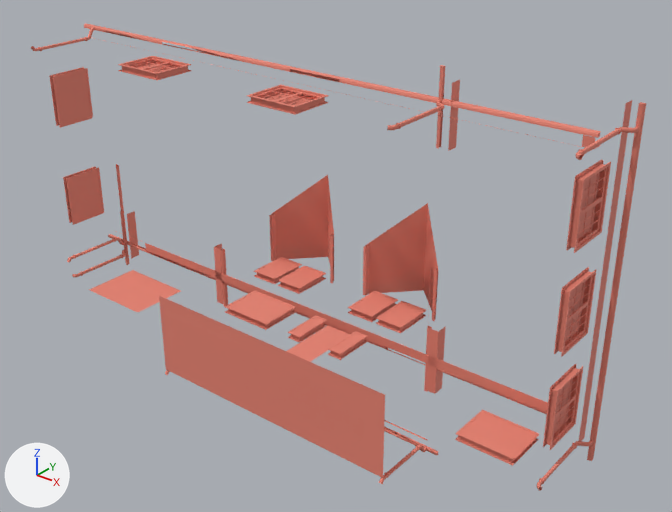
A saved change to the FBX model FireTour/Assets/Models/HouseB_DETAIL.fbx.
Both versions are drawn from a 50 mm camera at (19.4, -18.4, 12.0) aimed at (1.5, 3.9, -1.9). The axes (+X, +Y, +Z) are drawn at lower left. The lights are the same throughout.

Before the edit, the objects in view are built like this:
```python
me_untitled_002 = bpy.data.meshes.new('Untitled.002')
me_untitled_002.from_pydata(...)  # 5054 vertices, 7551 faces; spans x -10.4..11.5, y 0.0..7.2, z -7.5..5.4
me_untitled_002.materials.append(mat_textsheet)  # red #e78271
ob_housebtex_lod0 = bpy.data.objects.new('HouseBTEX_LOD0', me_untitled_002)
ob_housebtex_lod0.location = (0.0, 0.0, 0.0)
```
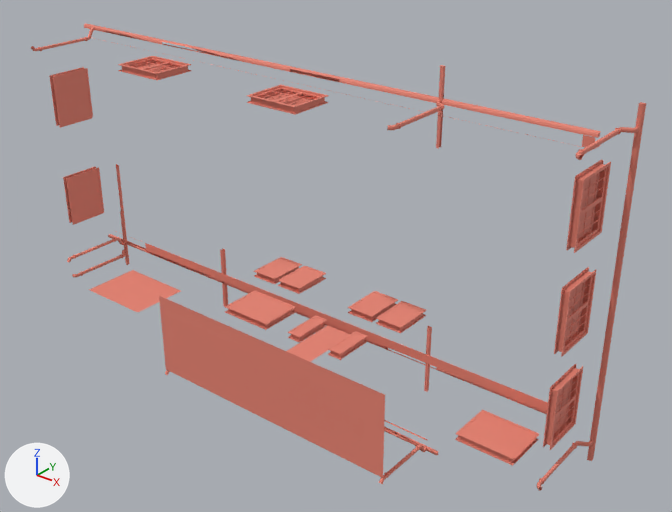
Diff of the bpy script that builds the scene:
```diff
--- a/FireTour/Assets/Models/HouseB_DETAIL.fbx.py
+++ b/FireTour/Assets/Models/HouseB_DETAIL.fbx.py
@@ me_untitled_002 @@
 # used by ob_housebtex_lod0; location = (0.0, 0.0, 0.0)
-me_untitled_002.from_pydata(...)  # 5054 vertices, 7551 faces; spans x -10.4..11.5, y 0.0..7.2, z -7.5..5.4
+me_untitled_002.from_pydata(...)  # 4832 vertices, 7494 faces; spans x -10.4..11.5, y 0.5..5.7, z -7.5..5.4
+# me_untitled_002 part 1: 17 loose pieces with 80 vertices, spanning x -9.0..11.0, y 3.5..7.2, z -5.0..5.3, are deleted
+# me_untitled_002 part 2
+# 140 vertices are removed from x -9.5..11.5, y 3.1..4.0, z -7.5..5.0
+# 299 faces are deleted
+# 2 vertices move within x -4.0, y 3.1, z -7.3
+# 288 new faces join them
 me_untitled_002.materials.append(mat_textsheet)
```

Boxes (x1, y1, x2, y2) around the edits, measured in the pictures (672 x 512 px; the box of a moved part takes in the faces that stretch with it):
part 1 of me_untitled_002, deleted (red): before (127, 46, 632, 441)
part 2 of me_untitled_002, moved or reshaped: (116, 32, 644, 450) in both
